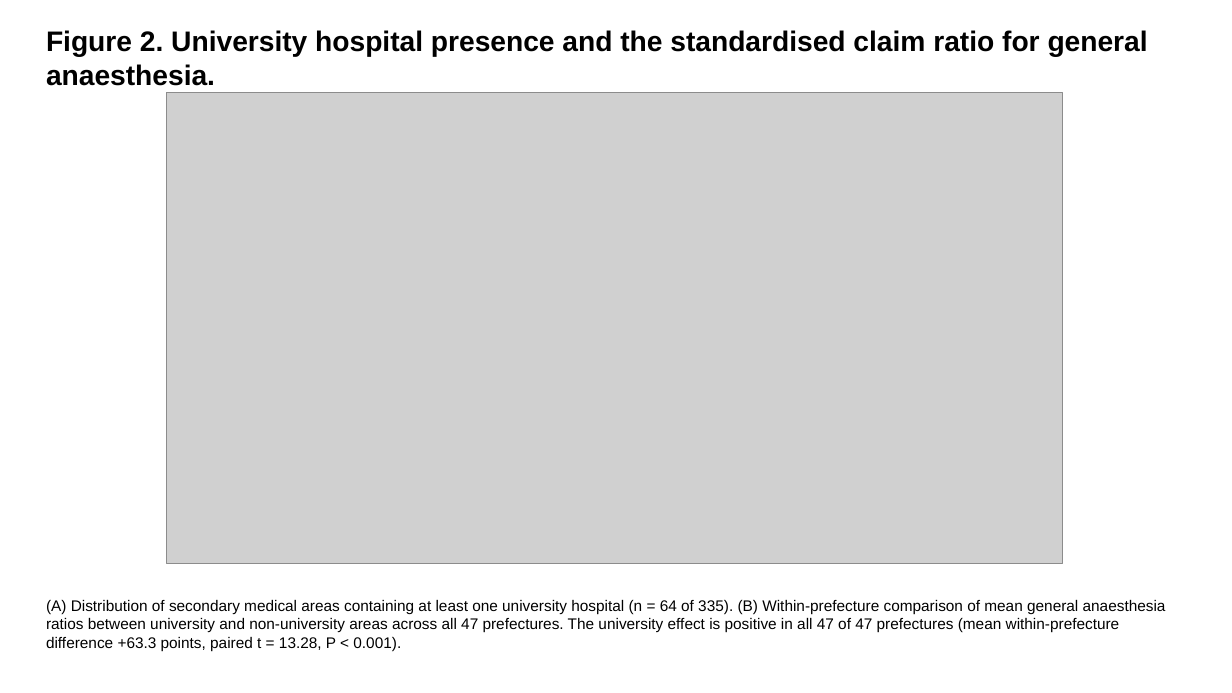
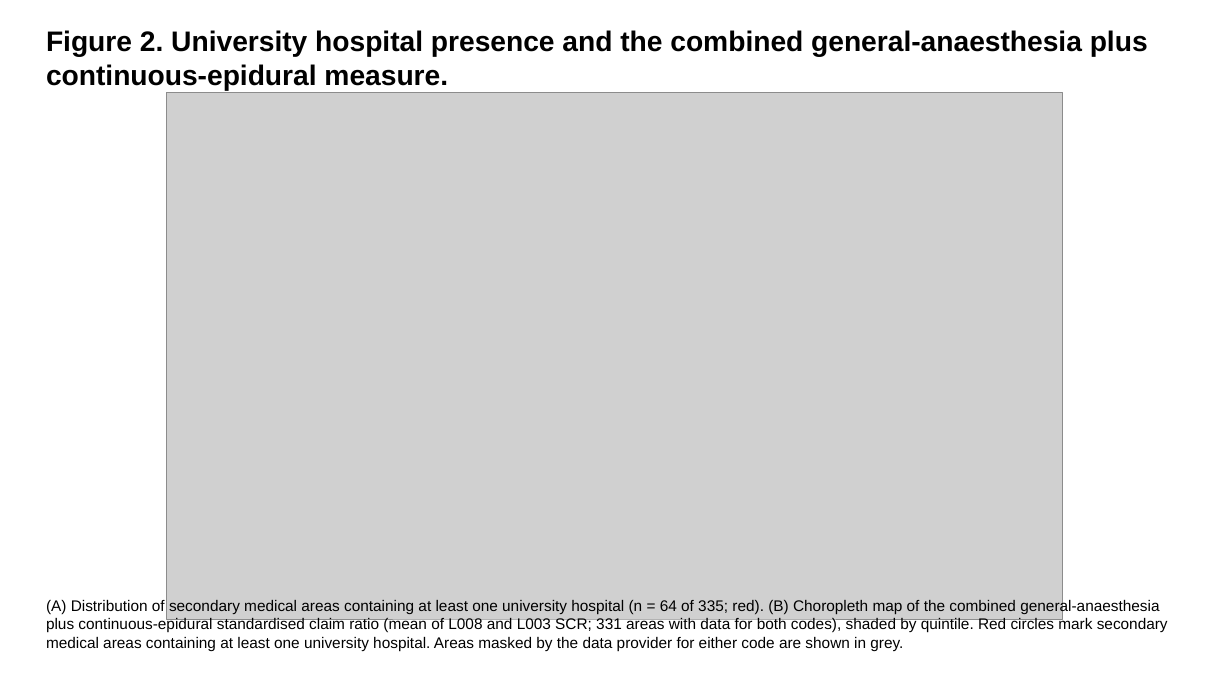
Before and after one commit to bougtoir/heat-accidents-mortality, a slide deck: slide 2 of documents/IJQHC/regional_anaesthesia_figures_IJQHC_EN.pptx. Drawn at 1232x693 pixels with LibreOffice and Linux fonts; fonts in the diff are those of the drawing; grey boxes stand for pictures. Boxes give left, top, right and bottom in pixels: in the first picture for what was removed or moved away, otherwise in the second. Text is boxed around its words. In the diff, an @@ line names an element or a change of style, - is before the commit and + after.

```diff
--- a/documents/IJQHC/regional_anaesthesia_figures_IJQHC_EN.pptx
+++ b/documents/IJQHC/regional_anaesthesia_figures_IJQHC_EN.pptx
@@ text at (x1=46, y1=30, x2=1148, y2=91): text changed @@
-Figure 2. University hospital presence and the standardised claim ratio for general anaesthesia.
+Figure 2. University hospital presence and the combined general-anaesthesia plus continuous-epidural measure.
@@ picture resized from (x1=166, y1=92, x2=1063, y2=564) to (x1=166, y1=92, x2=1063, y2=619) @@
@@ text at (x1=46, y1=598, x2=1168, y2=651): text changed @@
-(A) Distribution of secondary medical areas containing at least one university hospital (n = 64 of 335). (B) Within-prefecture comparison of mean general anaesthesia ratios between university and non-university areas across all 47 prefectures. The university effect is positive in all 47 of 47 prefectures (mean within-prefecture difference +63.3 points, paired t = 13.28, P < 0.001).
+(A) Distribution of secondary medical areas containing at least one university hospital (n = 64 of 335; red). (B) Choropleth map of the combined general-anaesthesia plus continuous-epidural standardised claim ratio (mean of L008 and L003 SCR; 331 areas with data for both codes), shaded by quintile. Red circles mark secondary medical areas containing at least one university hospital. Areas masked by the data provider for either code are shown in grey.
```
Also in this commit, not shown: 9 other files.
